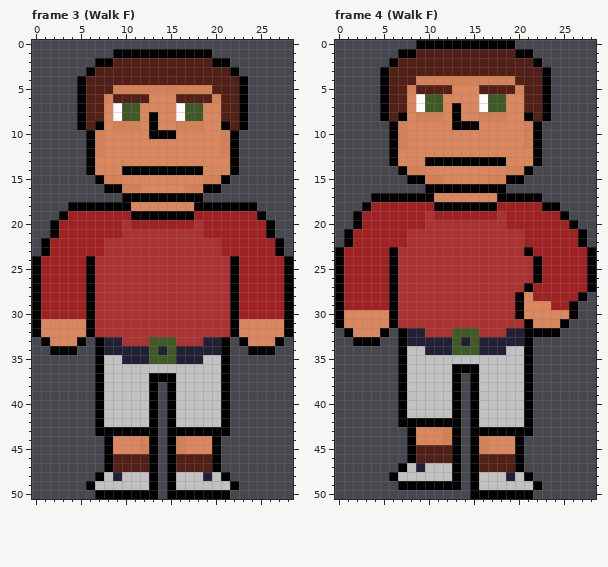
Two states of a pixel-art file, WIP/Doofus2.aseprite. Above: the version before the commit.
29x51 pixels, 7 frames. Colours within 5 levels of each other are drawn and written as one. Shown: frame 3 (Walk F), frame 4 (Walk F). The commit also changed other frames, which this record leaves out.
And afterwards:
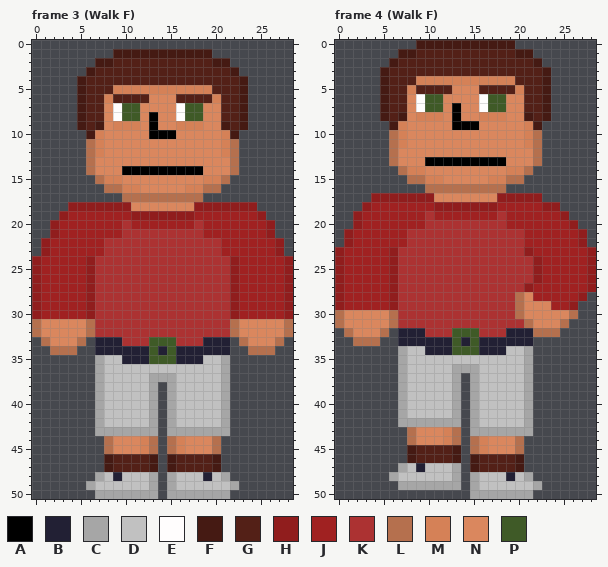
Palette (. is transparent): A #000000  B #222034  C #a6a6a6  D #c1c1c1  E #fffdfd  F #451a13  G #532017  H #901d1d  J #a02121  K #ac3232  L #b5704e  M #d58157  N #da875e  P #3f5a27
Edits made:
Changed rows in their new state; - is an unchanged pixel.
Frame 3 (Walk F):
first column x 0:
 1 ---------FFFFFFFFFFF---------
 2 -------FF-----------FF-------
 3 ------F---------------F------
 4 -----F-----------------F-----
 5 -----F-----------------F-----
 6 -----F-----------------F-----
 7 -----F-----------------F-----
 8 -----F-----------------F-----
 9 -----F-F-------------F-F-----
10 ------F---------------F------
11 ------L---------------L------
12 ------L---------------L------
13 ------L---------------L------
14 ------L---------------L------
15 -------L-------------L-------
16 --------LL---------LL--------
17 ----------LLLLLLLLL----------
18 ----HHHHHHH-------HHHHHHH----
19 ---H-------HHHHHHH-------H---
20 --H-----------------------H--
21 --H-----------------------H--
22 -H-------------------------H-
23 -H-------------------------H-
24 H-----H---------------H-----H
25 H-----H---------------H-----H
26 H-----H---------------H-----H
27 H-----H---------------H-----H
28 H-----H---------------H-----H
29 H-----H---------------H-----H
30 H-----H---------------H-----H
31 L-----L---------------L-----L
32 L-----L---------------L-----L
33 -L---L-B-------------B-L---L-
34 --LLL--B-------------B--LLL--
35 -------C-------------C-------
36 -------C-------------C-------
37 -------C-----CCC-----C-------
38 -------C-----C-C-----C-------
39 -------C-----C-C-----C-------
40 -------C-----C-C-----C-------
41 -------C-----C-C-----C-------
42 -------C-----C-C-----C-------
43 -------CCCCCCC-CCCCCCC-------
44 --------L----L-L----L--------
45 --------L----L-L----L--------
46 --------F----F-F----F--------
47 --------F----F-F----F--------
48 -------C-----C-C-----C-------
49 ------C------C-C------C------
50 -------CCCCCCC-CCCCCCC-------
Frame 4 (Walk F):
first column x 0:
 0 ---------FFFFFFFFFFF---------
 1 -------FF-----------FF-------
 2 ------F---------------F------
 3 -----F-----------------F-----
 4 -----F-----------------F-----
 5 -----F-----------------F-----
 6 -----F-----------------F-----
 7 -----F-----------------F-----
 8 -----F-F-------------F-F-----
 9 ------F---------------F------
10 ------L---------------L------
11 ------L---------------L------
12 ------L---------------L------
13 ------L---------------L------
14 -------L-------------L-------
15 --------LL---------LL--------
16 ----------LLLLLLLLL----------
17 ----HHHHHHH-------HHHHH------
18 ---H-------HHHHHHH-----HH----
19 --H----------------------H---
20 --H-----------------------H--
21 -H-------------------------H-
22 -H-------------------------H-
23 H-----H--------------H------H
24 H-----H---------------H-----H
25 H-----H---------------H-----H
26 H-----H---------------H-----H
27 H-----H--------------H------H
28 H-----H-------------L------H-
29 H-----H-------------L-----H--
30 L-----L-------------L-----L--
31 L-----L--------------L---L---
32 -L---L-B-------------BLLL----
33 --LLL--B-------------B-------
34 -------C-------------C-------
35 -------C-------------C-------
36 -------C-----CCC-----C-------
37 -------C-----C-C-----C-------
38 -------C-----C-C-----C-------
39 -------C-----C-C-----C-------
40 -------C-----C-C-----C-------
41 -------C-----C-C-----C-------
42 -------CCCCCCC-C-----C-------
43 --------L----L-CCCCCCC-------
44 --------L----L-L----L--------
45 --------F----F-L----L--------
46 --------F----F-F----F--------
47 -------C-----C-F----F--------
48 ------C------C-C-----C-------
49 -------CCCCCCC-C------C------
50 ---------------CCCCCCC-------
Changed places in both pictures, as pixel boxes (x1, y1, x2, y2):
changed: (32, 49, 293, 499)
changed: (335, 40, 596, 499)
